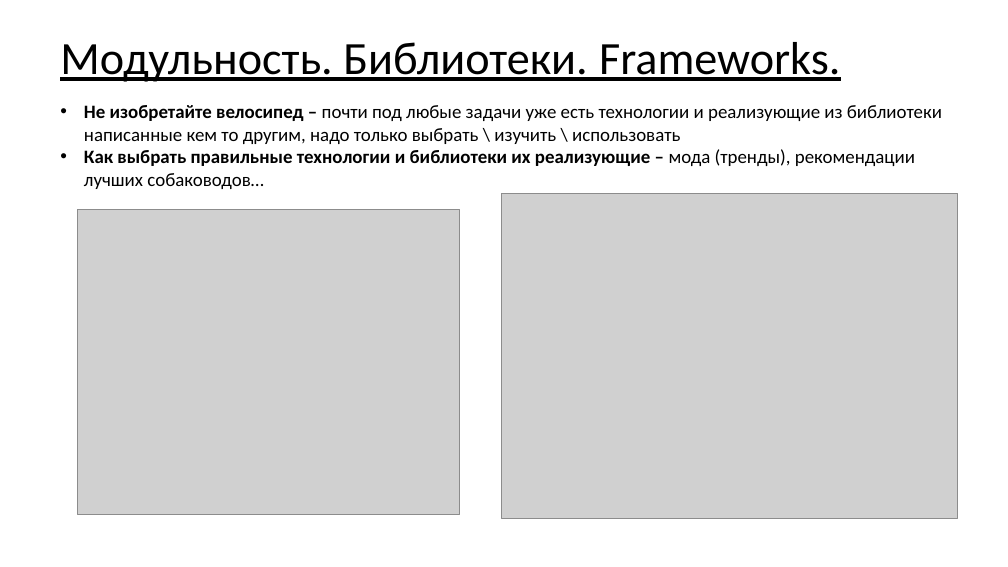
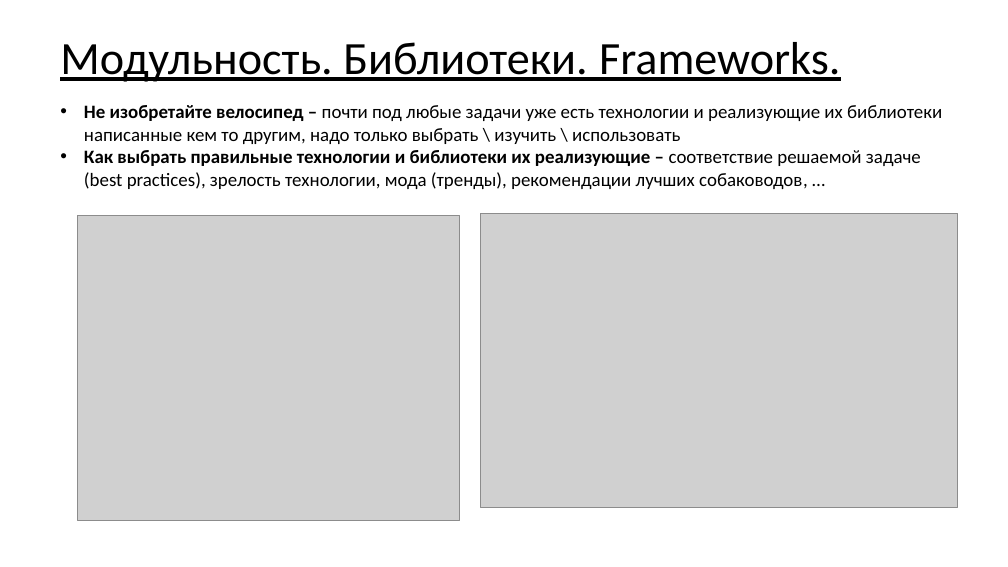
Before and after one commit to asbeseda/graphql-demo, a slide deck: slide 5 of graphql-spring-node.pptx. Drawn at 1008x567 pixels with LibreOffice and Linux fonts; fonts in the diff are those of the drawing; grey boxes stand for pictures. Boxes give left, top, right and bottom in pixels: in the first picture for what was removed or moved away, otherwise in the second. Text is boxed around its words. In the diff, an @@ line names an element or a change of style, - is before the commit and + after.

```diff
--- a/graphql-spring-node.pptx
+++ b/graphql-spring-node.pptx
@@ text at (84,105,942,189): text changed @@
-• Не изобретайте велосипед – почти под любые задачи уже есть технологии и реализующие из библиотеки написанные кем то другим, надо только выбрать \ изучить \ использовать
-• Как выбрать правильные технологии и библиотеки их реализующие – мода (тренды), рекомендации лучших собаководов…
+• Не изобретайте велосипед – почти под любые задачи уже есть технологии и реализующие их библиотеки написанные кем то другим, надо только выбрать \ изучить \ использовать
+• Как выбрать правильные технологии и библиотеки их реализующие – соответствие решаемой задаче (best practices), зрелость технологии, мода (тренды), рекомендации лучших собаководов, …
@@ picture: place and size @@
-picture at (78,209,460,515)
+picture at (78,216,460,521)
@@ picture: place and size @@
-picture at (502,194,958,518)
+picture at (481,213,958,507)
```
Also in this commit, not shown: 2 other slides changed, 5 slides added, 30 other files.
